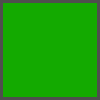
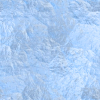
Layered file, before and after one edit (100 × 100). Changes by layer:
hid "Eingefügte Ebene-Kopie #2" over [3, 3, 97, 97]
added layer "Eingefügte Ebene #1" above "Eingefügte Ebene" over [0, 0, 100, 100]
showed "Eingefügte Ebene" over [3, 3, 97, 97]
